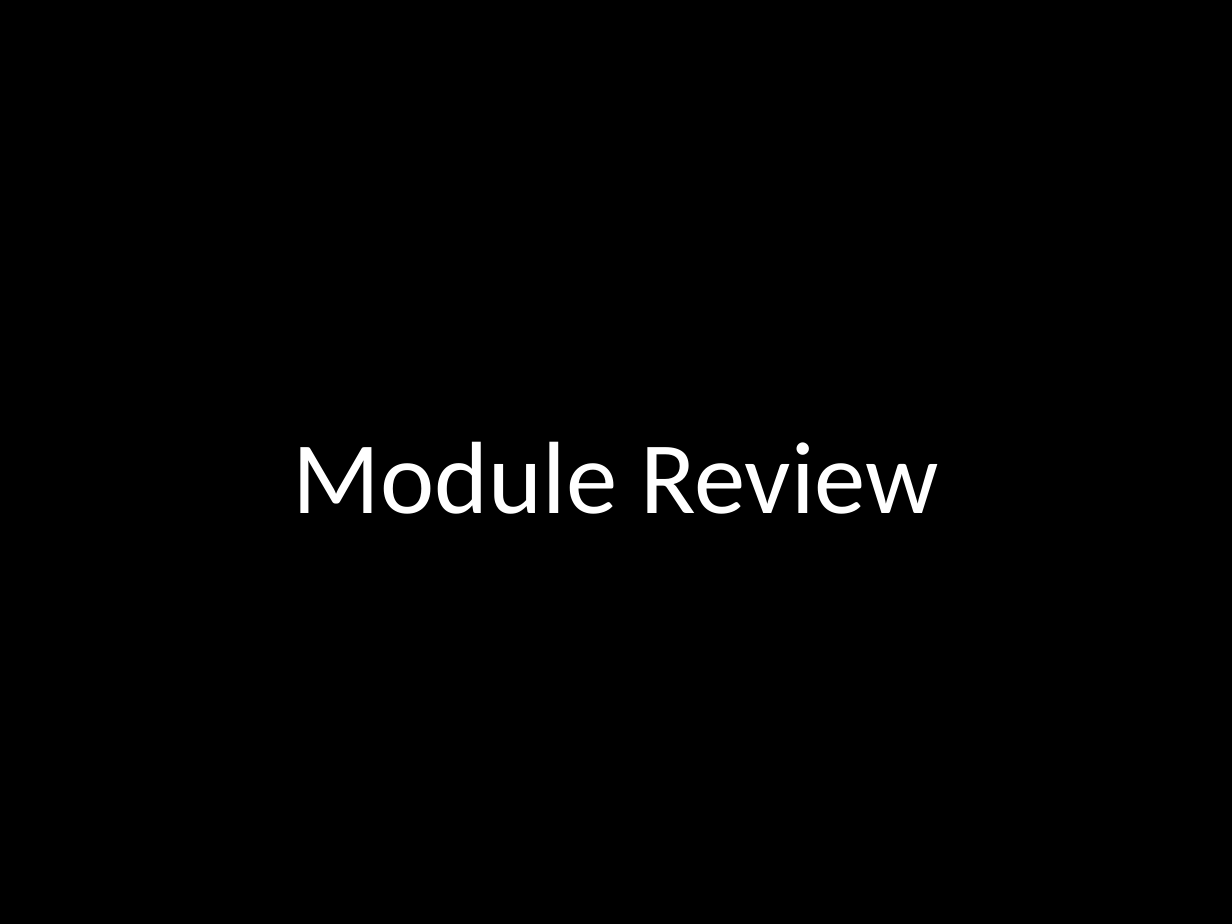
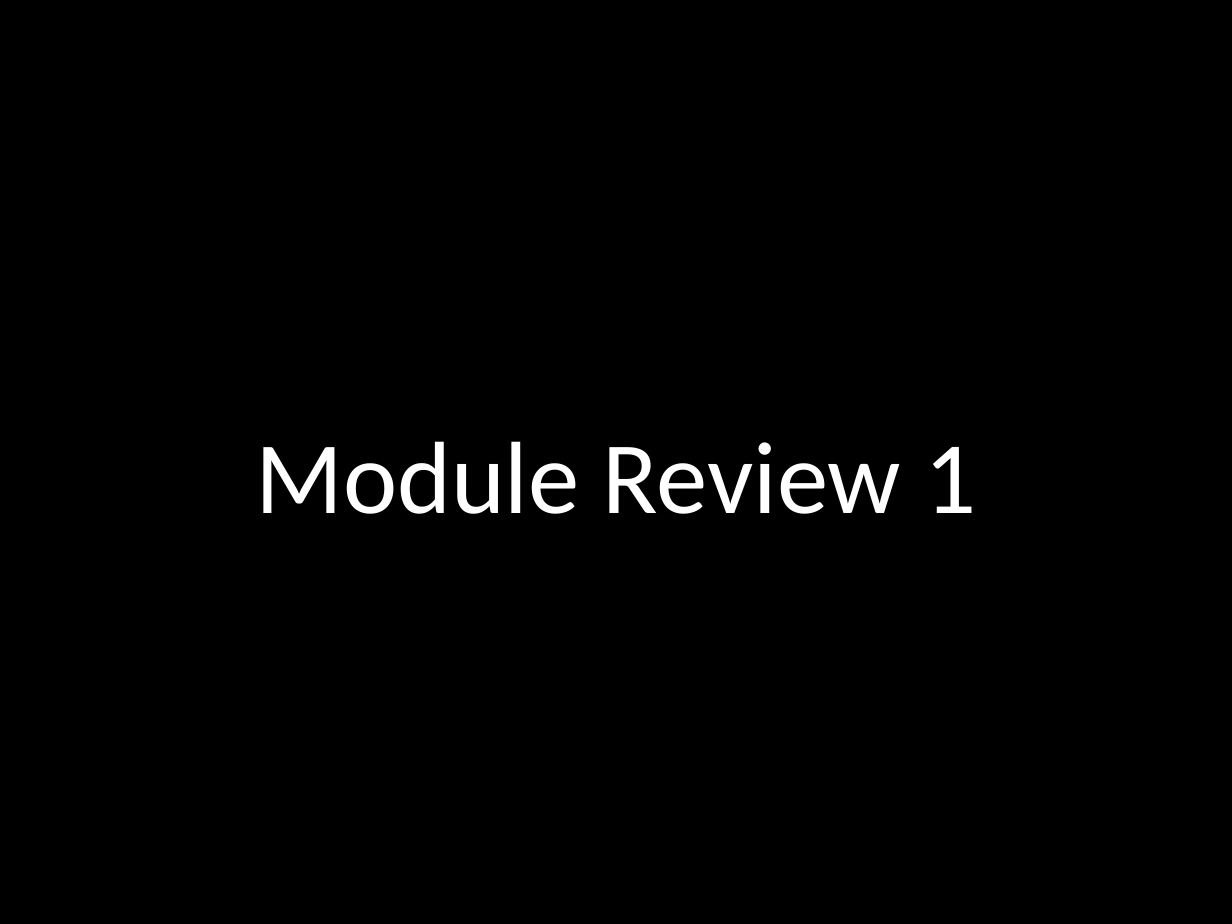
Before and after one commit to mhahsler/CS7320-AI, a slide deck: slide 2 of slides/02_agents_discussion.pptx. Drawn at 1232x924 pixels with LibreOffice and Linux fonts; fonts in the diff are those of the drawing; background and template pictures are left out. Boxes give left, top, right and bottom in pixels: in the first picture for what was removed or moved away, otherwise in the second. Text is boxed around its words. In the diff, an @@ line names an element or a change of style, - is before the commit and + after.

```diff
--- a/slides/02_agents_discussion.pptx
+++ b/slides/02_agents_discussion.pptx
@@ title at (255, 441, 976, 514): text changed @@
-Module Review
+Module Review 1
```
Also in this commit, not shown: 2 slides added, 2 other files.
